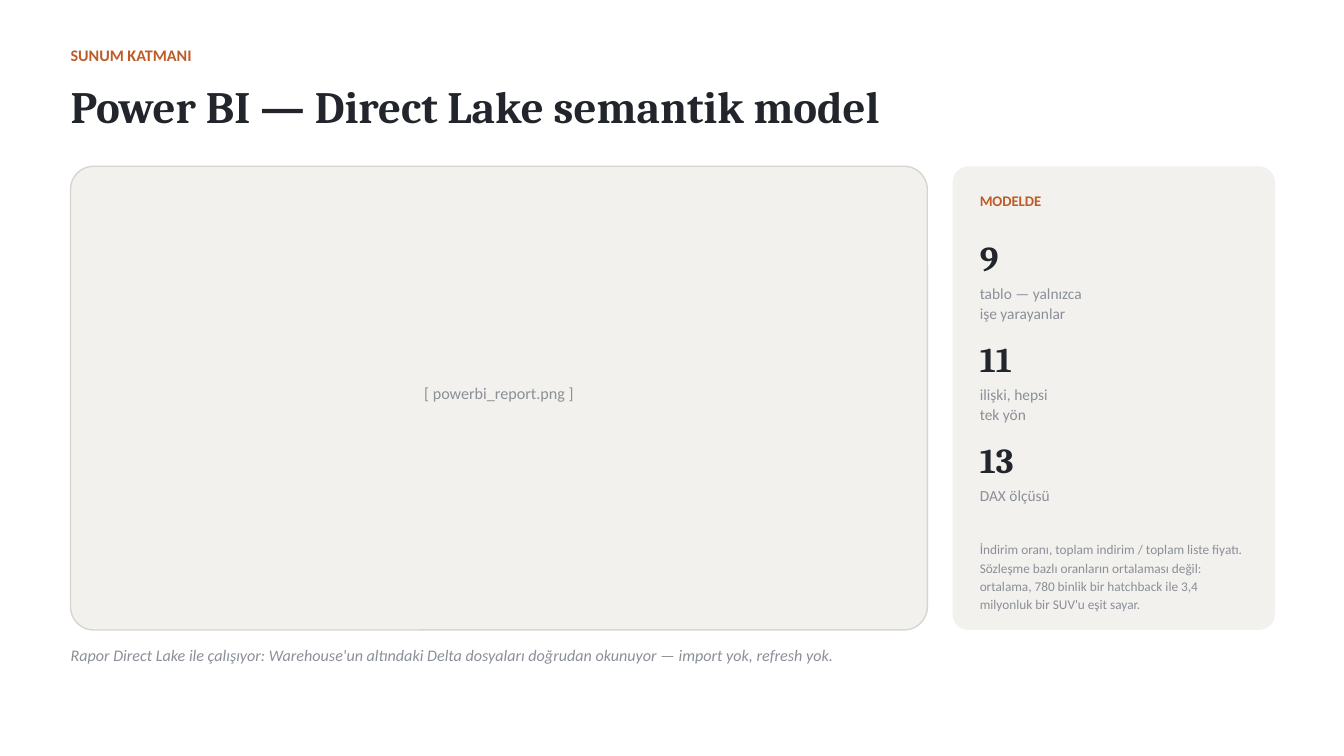
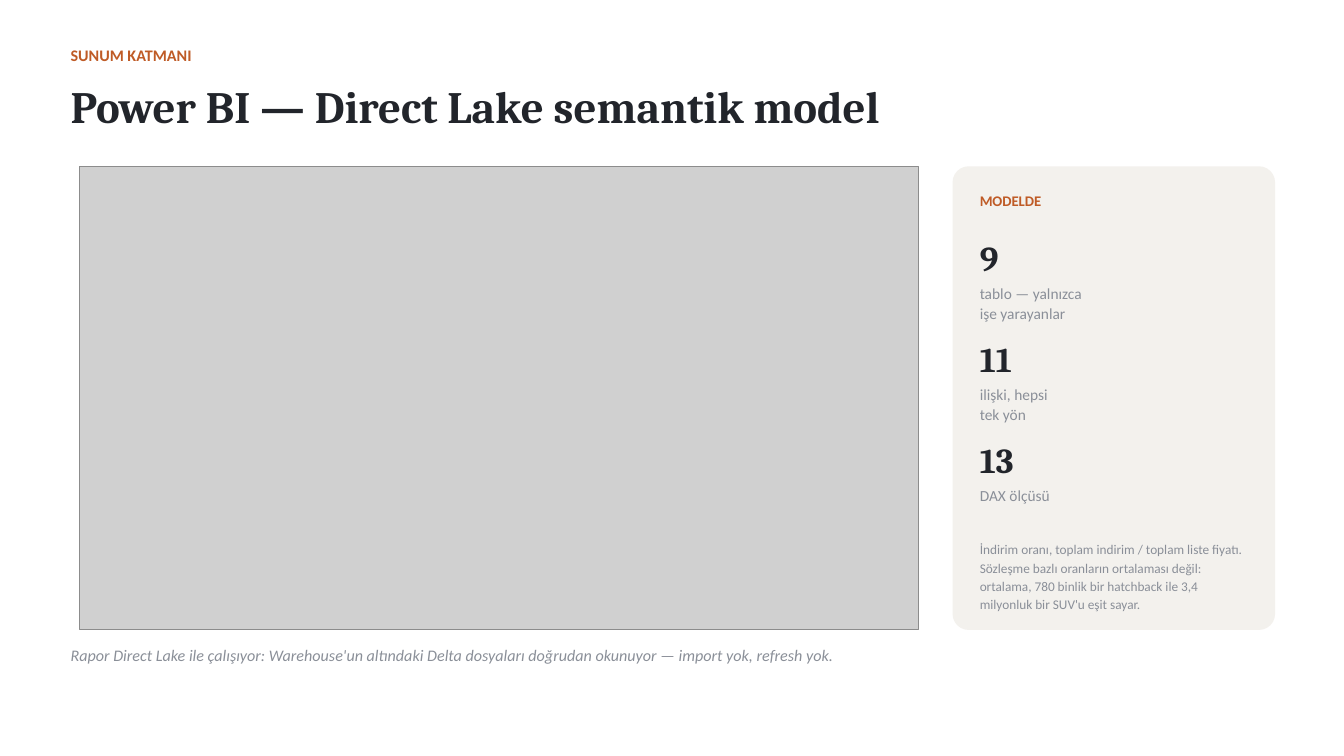
Before and after one commit to BurakOnce/Mihenk, a slide deck: slide 9 of deliverables/Mihenk_Veri_Platformu_Sunum.pptx. Drawn at 1344x756 pixels with LibreOffice and Linux fonts; fonts in the diff are those of the drawing; grey boxes stand for pictures. Boxes give left, top, right and bottom in pixels: in the first picture for what was removed or moved away, otherwise in the second. Text is boxed around its words. In the diff, an @@ line names an element or a change of style, - is before the commit and + after.

```diff
--- a/deliverables/Mihenk_Veri_Platformu_Sunum.pptx
+++ b/deliverables/Mihenk_Veri_Platformu_Sunum.pptx
@@ rounded rectangle removed at (x1=71, y1=166, x2=928, y2=630) @@
@@ picture added at (x1=80, y1=166, x2=919, y2=630) @@
@@ text removed at (x1=433, y1=388, x2=565, y2=402) @@
-[ powerbi_report.png ]
```
Also in this commit, not shown: 4 other slides changed, 50 other files.
